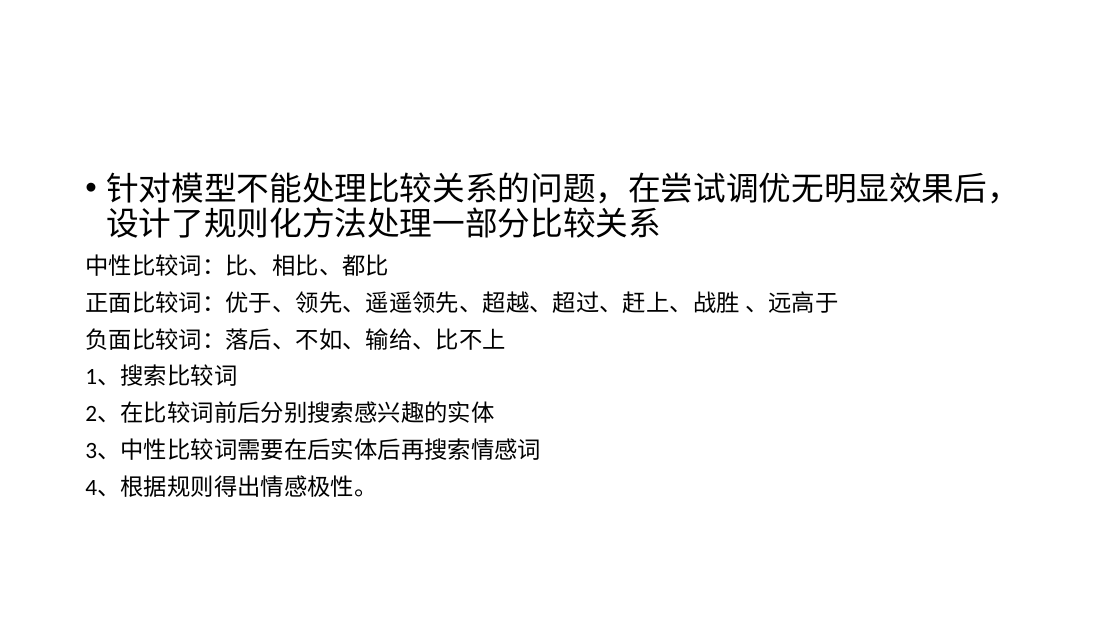
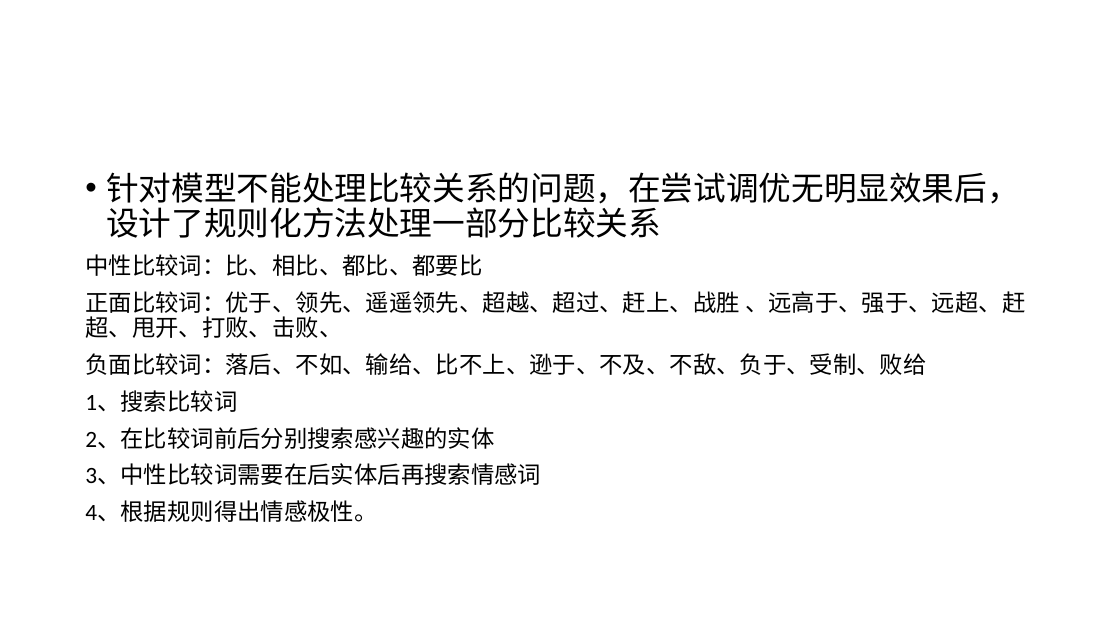
Before and after one commit to tyronedong/ad-os-exercise1, a slide deck: slide 2 of report/董天智20171130.pptx. Drawn at 1120x630 pixels with LibreOffice and Linux fonts; fonts in the diff are those of the drawing. Boxes give left, top, right and bottom in pixels: in the first picture for what was removed or moved away, otherwise in the second. Text is boxed around its words. In the diff, an @@ line names an element or a change of style, - is before the commit and + after.

Commit message:
finish ppt

```diff
--- a/report/董天智20171130.pptx
+++ b/report/董天智20171130.pptx
@@ text at [85,254,1025,375]: text changed @@
-中性比较词：比、相比、都比
-正面比较词：优于、领先、遥遥领先、超越、超过、赶上、战胜 、远高于
-负面比较词：落后、不如、输给、比不上
+中性比较词：比、相比、都比、都要比
+正面比较词：优于、领先、遥遥领先、超越、超过、赶上、战胜 、远高于、强于、远超、赶超、甩开、打败、击败、
+负面比较词：落后、不如、输给、比不上、逊于、不及、不敌、负于、受制、败给
```
Also in this commit, not shown: 1 other slide changed, 1 other file.
